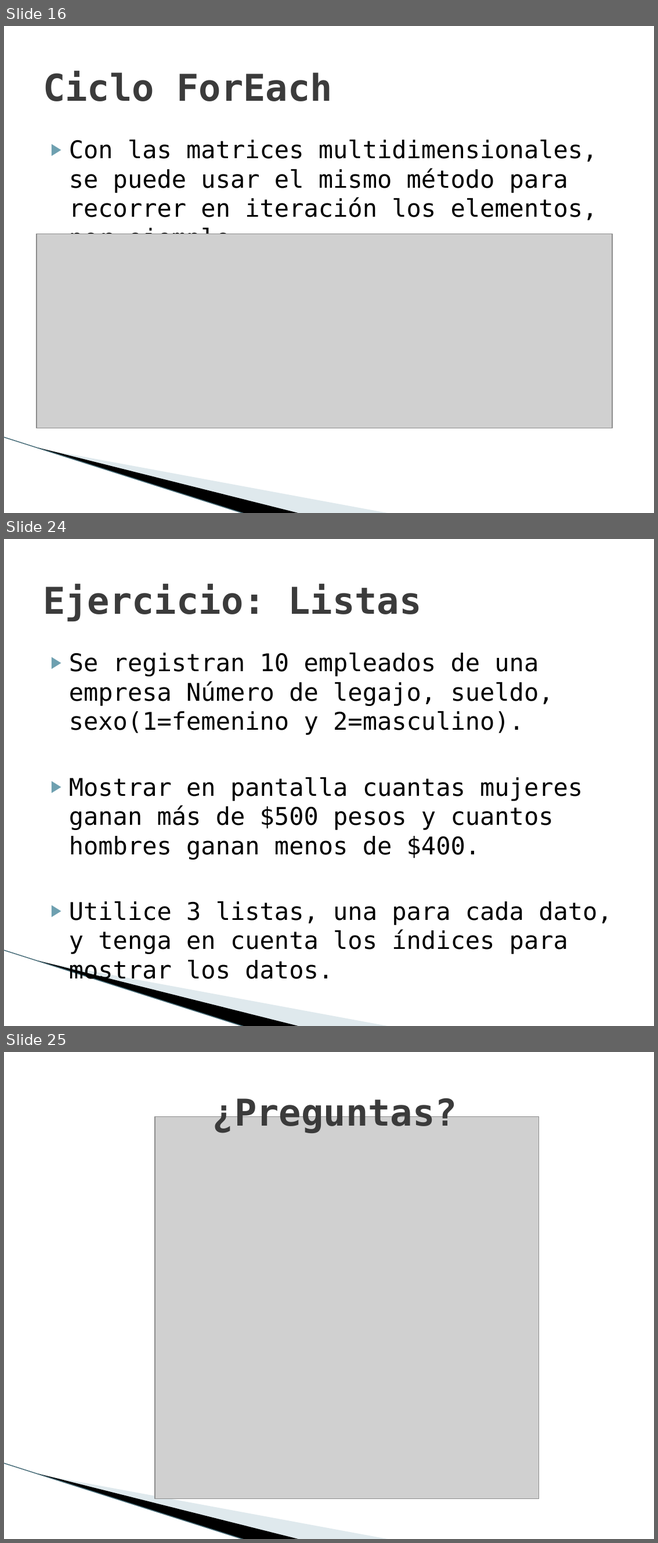
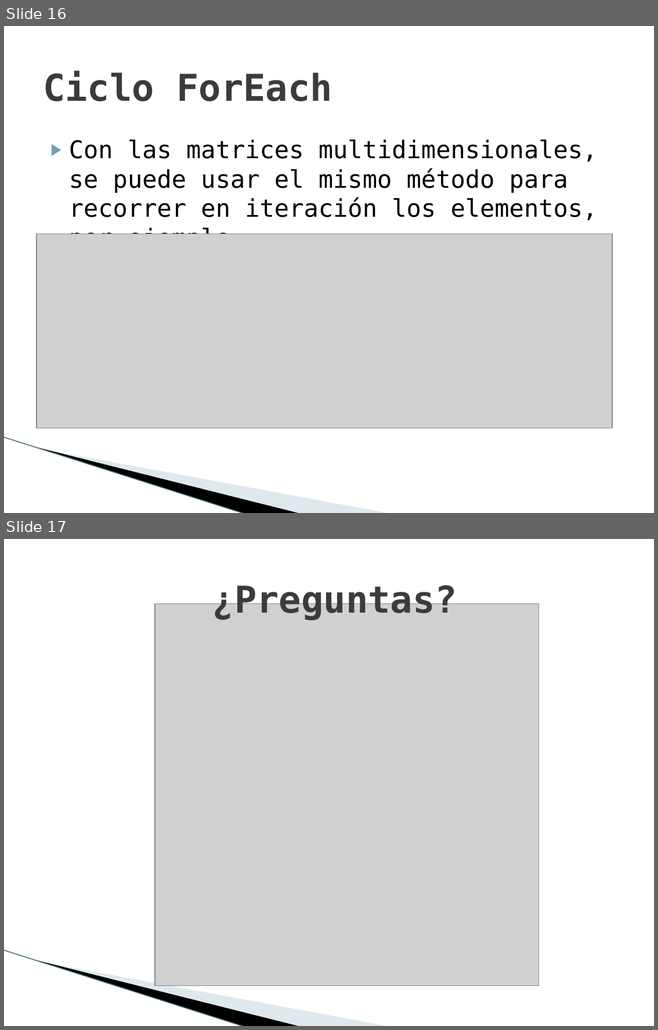
Before and after one commit to maxilovera/net-basics, a slide deck: 7- C# Arreglos y listas/7- C# Arreglos y listas.pptx. Shown one above the other, each under a label of ours: slides 16, 24 and 25 before the commit, slides 16 and 17 after it; the slides between them are not shown. The pictures are 658x1543 and 658x1030 pixels, drawn with LibreOffice and Linux fonts; fonts in the diff are those of the drawing; grey boxes stand for pictures; background and template pictures are left out. Boxes give left, top, right and bottom in pixels: in the first picture for what was removed or moved away, otherwise in the second. Text is boxed around its words. In the diff, an @@ line names an element or a change of style, - is before the commit and + after.

Commit message:
Saque los ejercicios porq estan en el doc

```diff
--- a/7- C# Arreglos y listas/7- C# Arreglos y listas.pptx
+++ b/7- C# Arreglos y listas/7- C# Arreglos y listas.pptx
@@ slide 24 removed at [4, 539, 654, 1026], background #FFFFFF; not listed: 3 template elements that a slide beside it also shows @@
@@ title removed at [43, 584, 421, 621] @@
-Ejercicio: Listas
@@ text removed at [69, 653, 611, 954] @@
-▶ Se registran 10 empleados de una empresa Número de legajo, sueldo, sexo(1=femenino y 2=masculino).
-▶ Mostrar en pantalla cuantas mujeres ganan más de $500 pesos y cuantos hombres ganan menos de $400.
-▶ Utilice 3 listas, una para cada dato, y tenga en cuenta los índices para mostrar los datos.
@@ what was slide 25 is now slide 17 @@
```
Also in this commit, not shown: 7 other slides removed.
